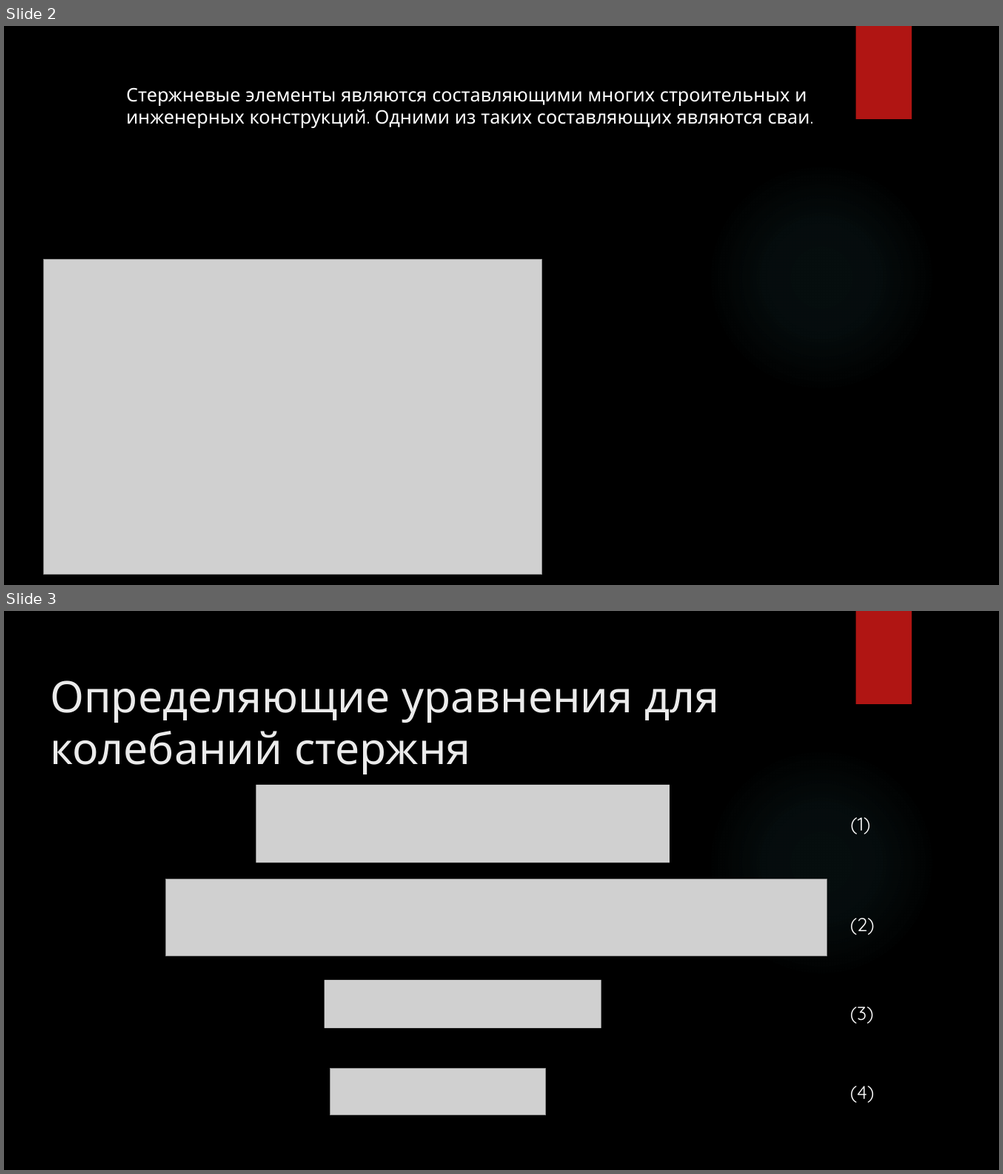
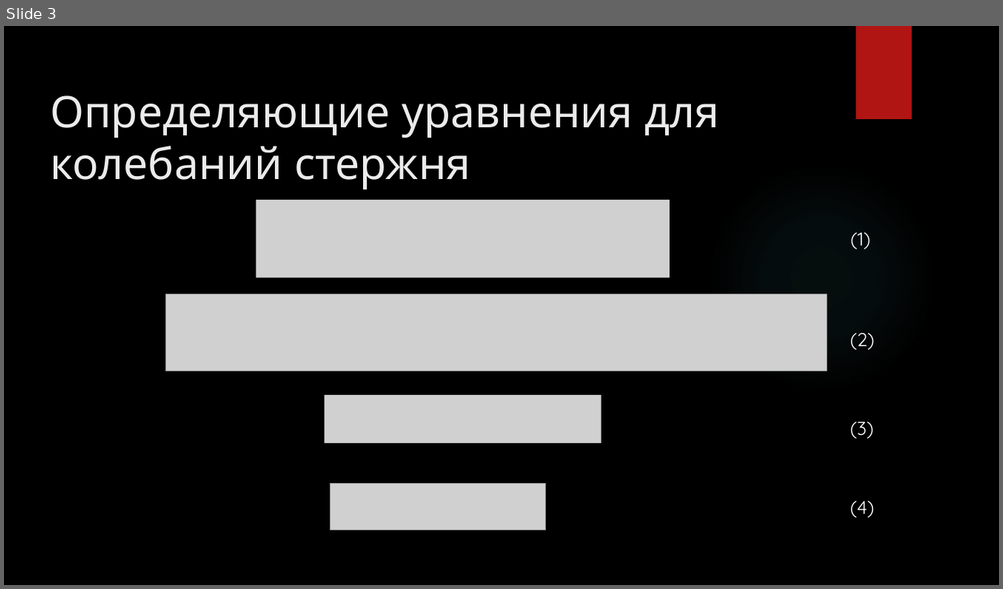
Before and after one commit to dimonFPM/diplom_mag, a slide deck: файлы/презентация/Курсовая_лето_2021_Снетков.pptx. Shown one above the other, each under a label of ours: slides 2 and 3 before the commit, slide 3 after it. The pictures are 1003x1174 and 1003x589 pixels, drawn with LibreOffice and Linux fonts; fonts in the diff are those of the drawing; grey boxes stand for pictures; background and template pictures are left out. Boxes give left, top, right and bottom in pixels: in the first picture for what was removed or moved away, otherwise in the second. Text is boxed around its words. In the diff, an @@ line names an element or a change of style, - is before the commit and + after.

```diff
--- a/файлы/презентация/Курсовая_лето_2021_Снетков.pptx
+++ b/файлы/презентация/Курсовая_лето_2021_Снетков.pptx
@@ slide 2 removed at [4,26,999,585], background picture (left out); not listed: 2 template elements that a slide beside it also shows @@
@@ text removed at [126,87,810,128] @@
-Стержневые элементы являются составляющими многих строительных и инженерных конструкций. Одними из таких составляющих являются сваи.
@@ picture removed at [43,260,542,575] @@
```
Also in this commit, not shown: 1 slide added, 1 other file.
